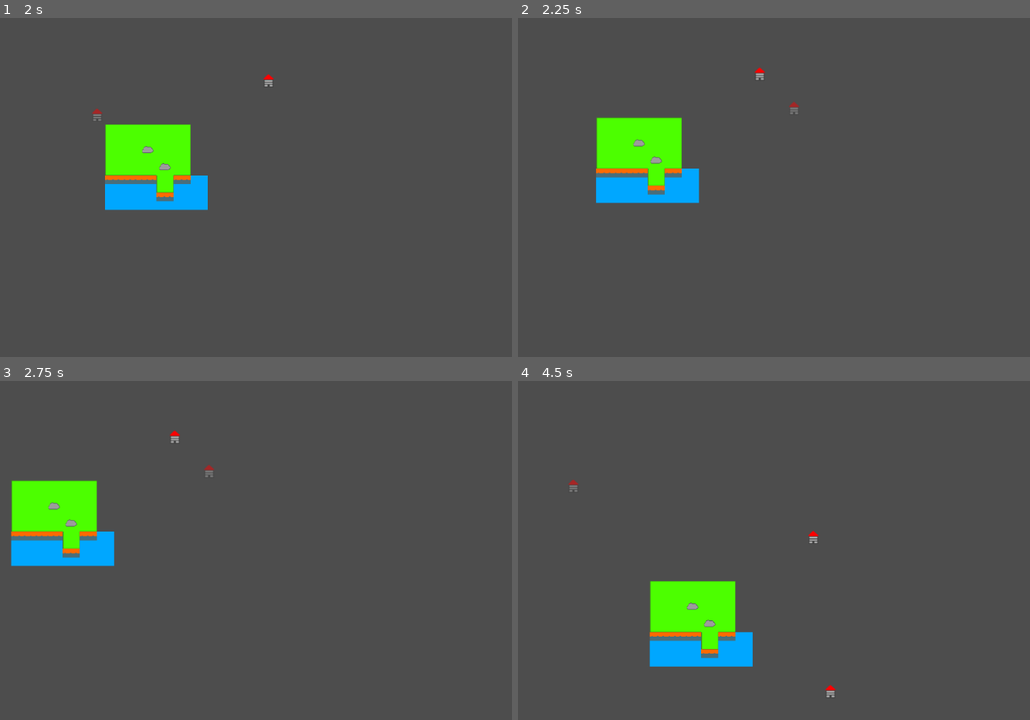
Above: before the commit, frames 1-4 (two rows, left to right).
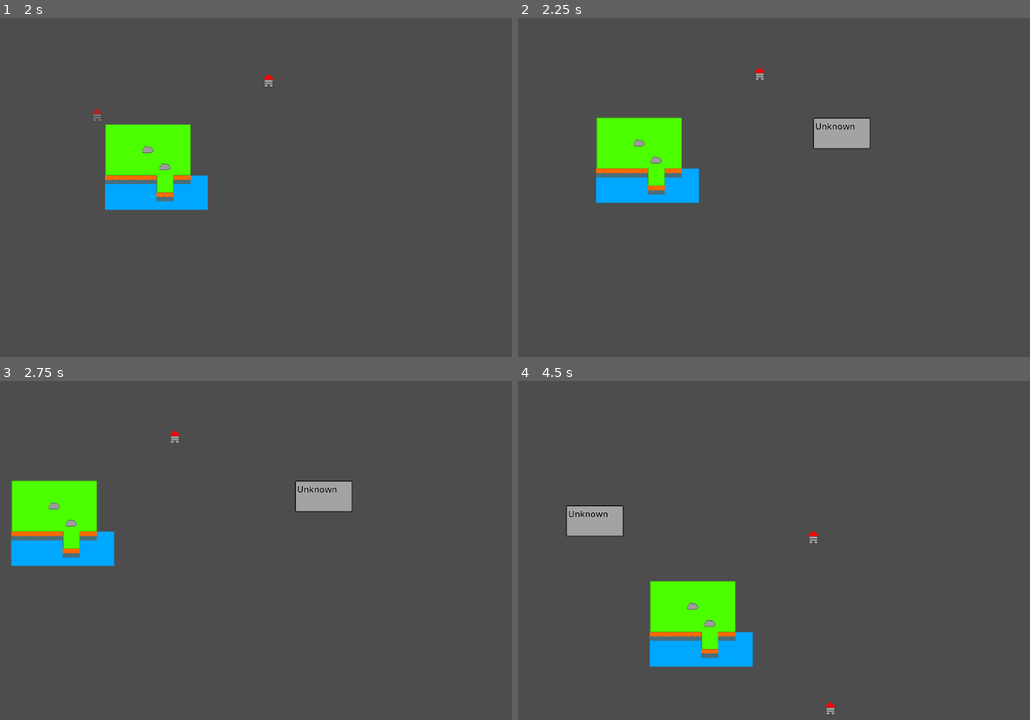
Above: after the commit, the same moments.

Repository: Griiimon/Tides-of-Industry
Game: Godot game, scene res://main.tscn
Same seed, same stepped clock (60 frames per second), same inputs: the game is played once before the commit and once after it.
Inputs (mouse positions are in pixels of both pictures, inside the frame that each line leads up to):
- Up to frame 1 (2 s): tap Enter at 0.5 s; move the mouse to (358, 167) at 0.52 s; hold Right (ui_right) 0.53-1.28 s; tap B (build_mode) at 0.6, 1.35 s; click (358, 167) at 0.67 s; move the mouse to (97, 201) at 1.27 s; hold Down (ui_down) from 1.28 s (still down)
- Up to frame 2 (2.25 s): move the mouse to (804, 106) at 2.02 s; release Down (ui_down) at 2.03 s; hold Right (ui_right) from 2.03 s (still down); tap B (build_mode) at 2.1 s
- Up to frame 3 (2.75 s): keep holding Right (ui_right)
- Up to frame 4 (4.5 s): move the mouse to (707, 614) at 2.77 s; release Right (ui_right) at 2.78 s; hold Up (ui_up) 2.78-3.53 s; tap B (build_mode) at 2.85, 3.6, 4.35 s; click (707, 614) at 2.92 s; move the mouse to (927, 597) at 3.52 s; hold Left (ui_left) from 3.53 s (still down); move the mouse to (553, 496) at 4.27 s

Frame 1 is identical in both runs. In frame 2, 1.0% of the frame differs, in the area x 52-69%, y 24-39%; in frame 3, 1.0%; in frame 4, 1.1%, in the area x 9-62%, y 29-99%.

Commit message:
Update idle_state.gd

Diff:
--- a/core/game states/idle_state.gd
+++ b/core/game states/idle_state.gd
@@ -32,7 +32,7 @@
 					state_machine.world.handle_tile_click()
 					return
 
-	if event.is_action("build_mode"):
+	if event.is_action("build_mode") and event.is_pressed():
 		get_viewport().set_input_as_handled()
 		start_construction.emit()
 
